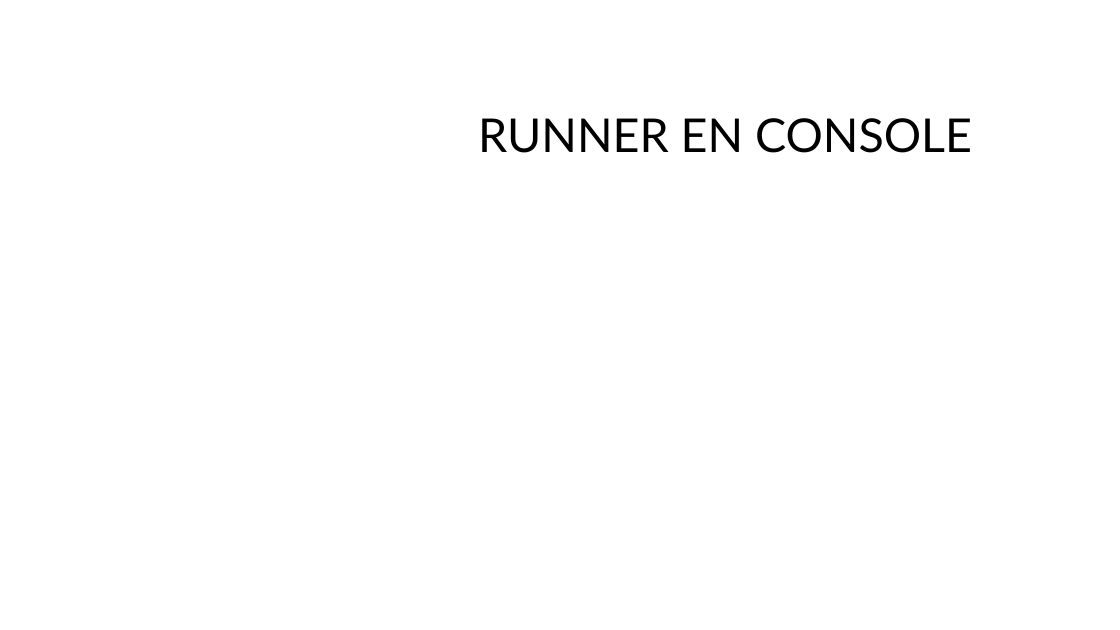
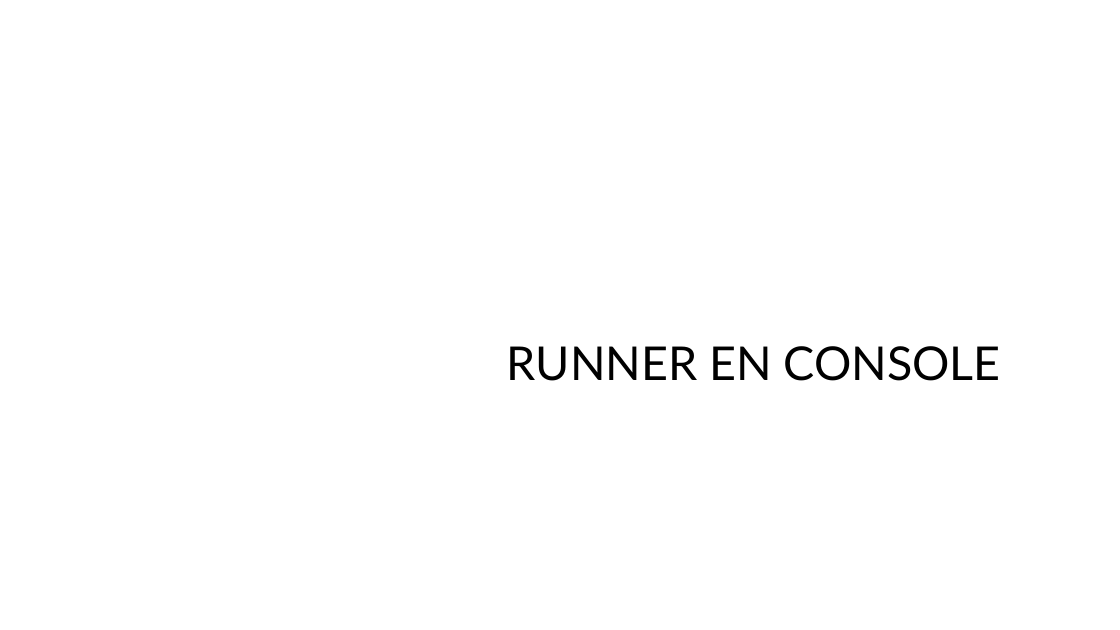
Before and after one commit to Elvonnia/Runner, a slide deck: slide 1 of runner.pptx. Drawn at 1120x630 pixels with LibreOffice and Linux fonts; fonts in the diff are those of the drawing; background and template pictures are left out. Boxes give left, top, right and bottom in pixels: in the first picture for what was removed or moved away, otherwise in the second. Text is boxed around its words. In the diff, an @@ line names an element or a change of style, - is before the commit and + after.

```diff
--- a/runner.pptx
+++ b/runner.pptx
@@ title "RUNNER EN CONSOLE": place and size @@
-title "RUNNER EN CONSOLE" at bbox=[478, 118, 972, 153]
+title "RUNNER EN CONSOLE" at bbox=[507, 346, 1001, 381]
```
Also in this commit, not shown: 4 slides added.
